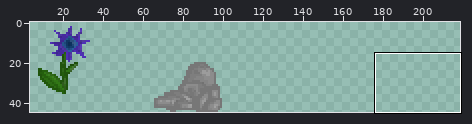
Edited in one commit: sprite sheet (client/sceneryTexture.png). The picture above shows the old version from afar; the outline marks the close-up.
Close-up. As it was:
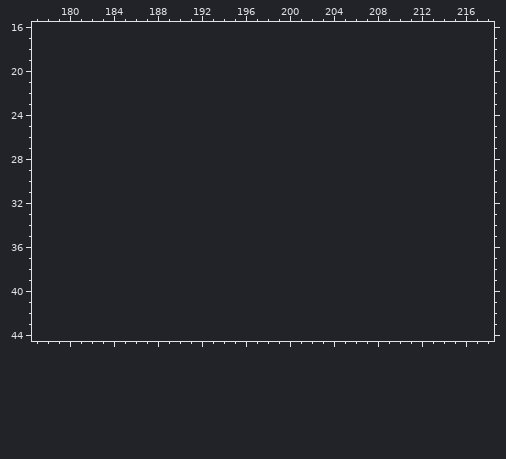
The file is 114x45 pixels. Colours within 5 levels of each other are drawn and written as one. Shown: x 177..218, y 16..44. The old version is drawn lined up with the new one, on the new canvas. The wide view leaves out empty margins. The commit also changed other parts of the picture, which this record leaves out.
Now the later version:
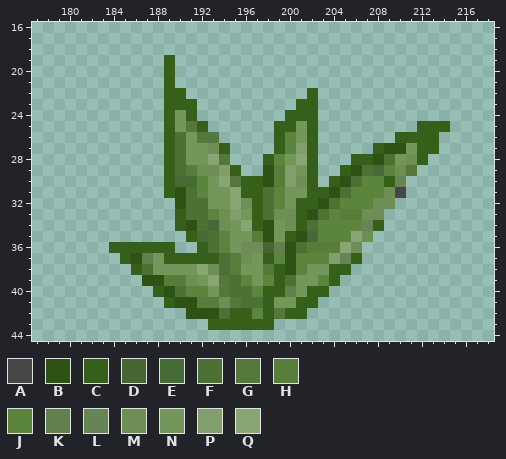
Palette (. is transparent): A #464646  B #2e5115  C #365f19  D #476532  E #446b34  F #4d7034  G #54773b  H #567d3a  J #5b843d  K #62804d  L #678454  M #6d8e55  N #73965a  P #819e6d  Q #88a673
What changed:
canvas 114x45 -> 228x45, the old top-left corner now at -8,2 (the part of the old canvas that was cut away was empty and is not shown)
Changed rows in their new state; - is an unchanged pixel.
first column x 184:
19 -----C-------------------------
20 -----C-------------------------
21 -----C-------------------------
22 -----CC-----------C------------
23 -----CCC---------CC------------
24 -----CNC--------CCC------------
25 -----CNGC------CCNC---------CCC
26 -----CFNGG-----CJNC-------CCCC-
27 -----CFNNMC----CJPC-----CBBNCC-
28 -----CFNNQG---CJNQC---CCBFNMC--
29 -----CFHMMPC--BHPNC--CBFEJMG---
30 -----CEEJNQGCCBHPMC-CBFJJCL----
31 -----CBFJNNQCCFJNNCCBFJJJMA----
32 ------BFFNNQMCFJNCCBFJJJMM-----
33 ------CFFJMPNCFMMCBFJHHMM------
34 ------CBFEMNQCBNMCFJJJJLC------
35 -------CEFJNNHBNCBEJJJQM-------
36 CCCCCC--CFJNMMDKBFHHHQM--------
37 -CBKNCCCCCFHMNCJBJJJPLC--------
38 --CFNNNNQMFHNNGCBJNNCC---------
39 ---BBHHMNQGFJNJCFNNJC----------
40 ----CBFJJNGFFJCCKNCC-----------
41 -----CBBHHMGFFCNNCC------------
42 -------BBBFCCJCGCC-------------
43 ---------CCCCCC----------------
Changed places in both close-ups, as pixel boxes (x1, y1, x2, y2):
added: (109, 55, 450, 330)
